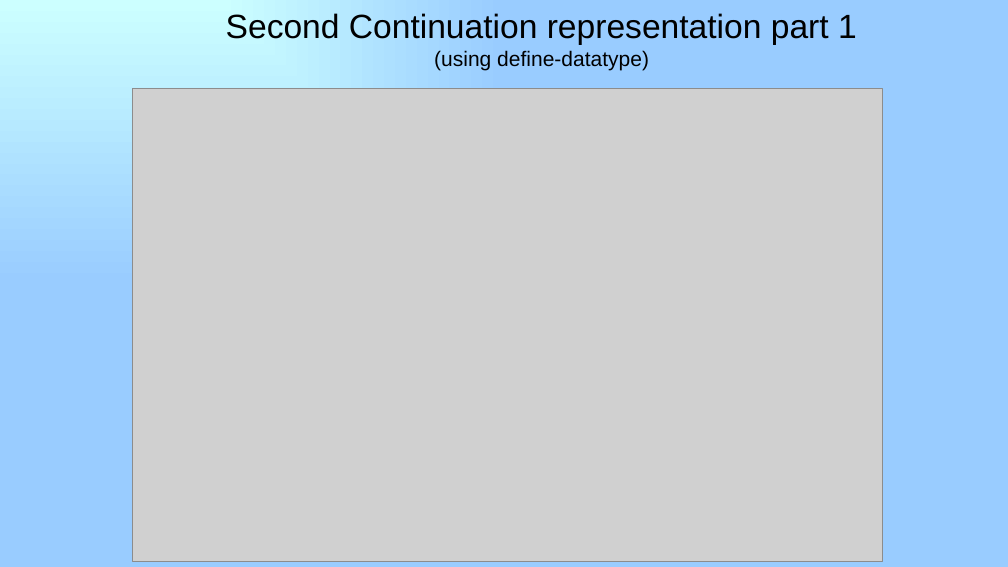
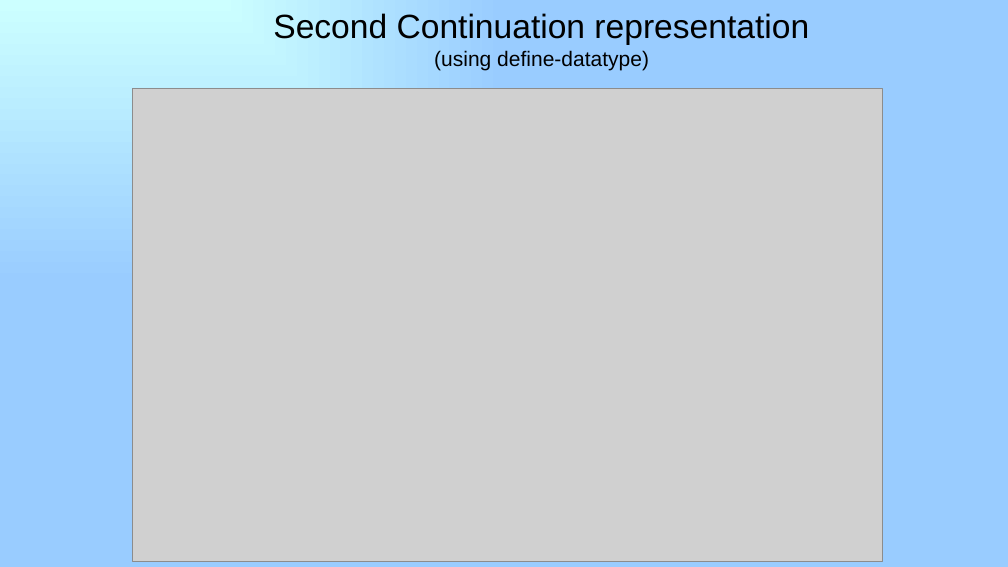
Before and after one commit to RHIT-CSSE/csse304, a slide deck: slide 9 of ClassMaterials/ImperativeForm/34-imperative-form.pptx (slide 16 before the commit). Drawn at 1008x567 pixels with LibreOffice and Linux fonts; fonts in the diff are those of the drawing; grey boxes stand for pictures. Boxes give left, top, right and bottom in pixels: in the first picture for what was removed or moved away, otherwise in the second. Text is boxed around its words. In the diff, an @@ line names an element or a change of style, - is before the commit and + after.

```diff
--- a/ClassMaterials/ImperativeForm/34-imperative-form.pptx
+++ b/ClassMaterials/ImperativeForm/34-imperative-form.pptx
@@ title at <box>273,13,809,70</box>: text changed @@
-Second Continuation representation part 1
-(using define-datatype)
+Second Continuation representation
+(using define-datatype)
```
Also in this commit, not shown: 4 other slides changed, 1 slide added, 9 slides removed.
